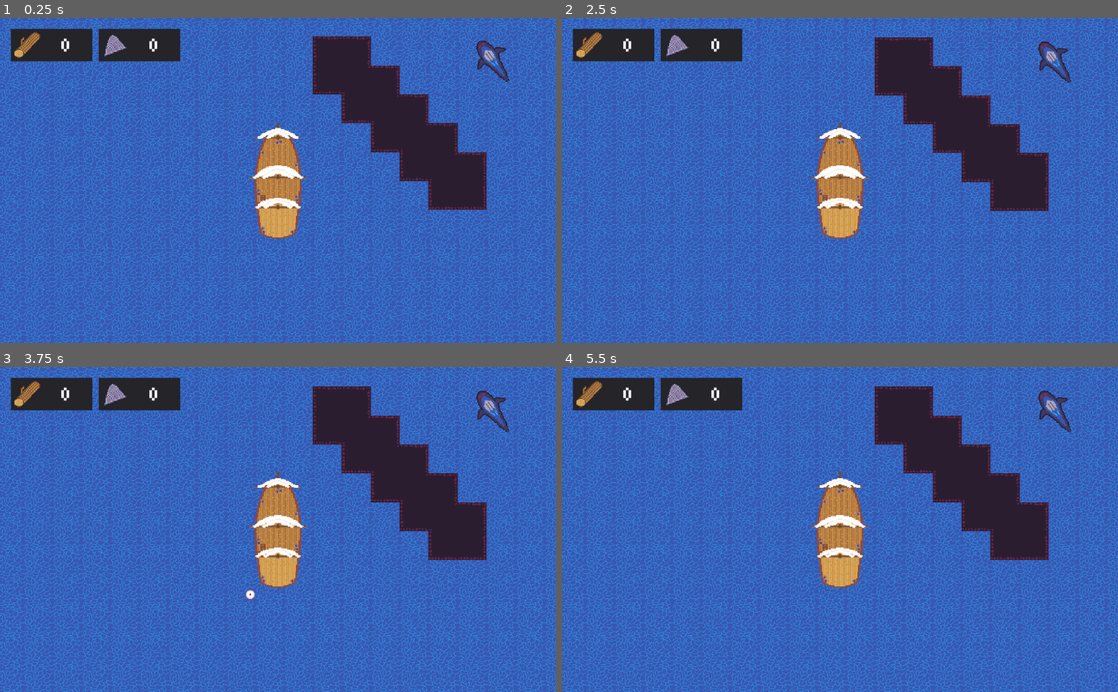
Above: before the commit, frames 1-4 (two rows, left to right).
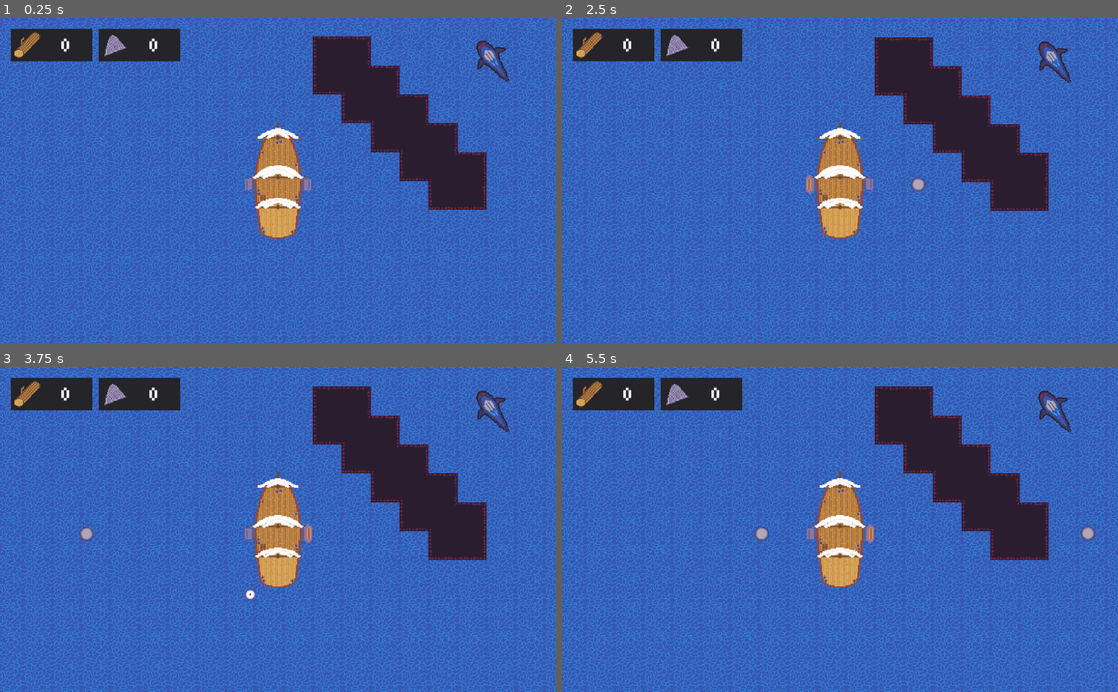
Above: after the commit, the same moments.

Repository: McLovin3/Calderia
Game: Godot game, scene res://TestScene.tscn
Same seed, same stepped clock (60 frames per second), same inputs: the game is played once before the commit and once after it.
Inputs (mouse positions are in pixels of both pictures, inside the frame that each line leads up to):
- Up to frame 1 (0.25 s): no input
- Up to frame 2 (2.5 s): tap Enter at 0.5 s; move the mouse to (962, 164) at 0.52 s; press the mouse at (962, 164) at 0.53 s; hold Right (right_arrow) 0.53-2.03 s; tap W (up) at 0.77, 1.52 s; move the mouse to (728, 196) at 1.27 s; release the mouse at (728, 196) at 1.28 s; tap Middle mouse button (middle_click) at 1.35 s; move the mouse to (895, 109) at 2.02 s; hold Left (left_arrow) from 2.03 s (still down); hold Right mouse button (right_click) from 2.03 s (still down)
- Up to frame 3 (3.75 s): move the mouse to (250, 594) at 2.77 s; release Left (left_arrow) at 2.78 s; release Right mouse button (right_click) at 2.78 s; hold Right (right_arrow) from 2.78 s (still down); click (250, 594) at 2.85 s; tap W (up) at 3.02 s; move the mouse to (444, 578) at 3.52 s; hold Middle mouse button (middle_click) from 3.53 s (still down)
- Up to frame 4 (5.5 s): tap W (up) at 3.77, 4.52 s; move the mouse to (673, 480) at 4.27 s; release Right (right_arrow) at 4.28 s; release Middle mouse button (middle_click) at 4.28 s; hold Left (left_arrow) 4.28-5.03 s; right-click (673, 480) at 4.35 s; move the mouse to (867, 529) at 5.02 s; press the mouse at (867, 529) at 5.03 s; hold Right (right_arrow) from 5.03 s (still down)

The runs differ from the first frame. In frame 1, 0.1% of the frame differs, in the area x 44-56%, y 49-53%; in frame 2, 0.2%; in frame 3, 0.2%; in frame 4, 0.3%, in the area x 34-96%, y 48-55%.

Commit message:
Added cannons to test scene

Diff:
--- a/Cannon/Cannon.tscn
+++ b/Cannon/Cannon.tscn
@@ -2,7 +2,7 @@
 
 [ext_resource path="res://Cannon/Sprites/CannonChargeUp-Sheet.png" type="Texture" id=1]
 [ext_resource path="res://Cannon/Sprites/CannonFire-Sheet.png" type="Texture" id=2]
-[ext_resource path="res://Cannon/Cannon.gd" type="Script" id=3]
+[ext_resource path="res://Cannon/Scripts/Cannon.gd" type="Script" id=3]
 
 [sub_resource type="AtlasTexture" id=1]
 atlas = ExtResource( 1 )
--- a/Cannon/Cannon.gd
+++ b/Cannon/Scripts/Cannon.gd
@@ -5,17 +5,22 @@
 onready var _projectile_spawn : Position2D = $ProjectileSpawn
 onready var _animated_sprite : AnimatedSprite = $AnimatedSprite
 
+export var is_starboard : bool = true
+
+var _shoot_key : String
+
 func _ready() -> void:
+	_shoot_key = "right_arrow" if is_starboard else "left_arrow"
 	_animated_sprite.connect("animation_finished", self, "_animation_finished")
 
-func _unhandled_input(event) -> void:
-	if (event.is_action_pressed("right_arrow")):
+func _unhandled_input(event : InputEvent) -> void:
+	if (event.is_action_pressed(_shoot_key)):
 		_animated_sprite.play("ChargeUp")
 
-	elif (event.is_action_released("right_arrow") and not _animated_sprite.playing):
+	elif (event.is_action_released(_shoot_key) and not _animated_sprite.playing):
 		_animated_sprite.play("Fire")
 
-	elif (_animated_sprite.playing):
+	elif (event.is_action_released(_shoot_key) and _animated_sprite.playing):
 		_animated_sprite.play("Idle")
 
 
@@ -23,7 +28,7 @@
 	if (_animated_sprite.animation == "Fire"):
 		var instance = _cannon_ball.instance()
 		instance.position = _projectile_spawn.global_position
-		instance.direction = Vector2(cos(rotation), sin(rotation))
+		instance.direction = Vector2(cos(global_rotation), sin(global_rotation))
 		add_child(instance)
 
 	elif (_animated_sprite.animation == "ChargeUp"):
--- a/TestScene.tscn
+++ b/TestScene.tscn
@@ -1,8 +1,9 @@
-[gd_scene load_steps=4 format=2]
+[gd_scene load_steps=5 format=2]
 
 [ext_resource path="res://PlayerShip/PlayerShip.tscn" type="PackedScene" id=1]
 [ext_resource path="res://MainMap/MainMap.tscn" type="PackedScene" id=2]
 [ext_resource path="res://Shark/Shark.tscn" type="PackedScene" id=3]
+[ext_resource path="res://Cannon/Cannon.tscn" type="PackedScene" id=4]
 
 [node name="Node2D" type="Node2D"]
 
@@ -14,3 +15,13 @@
 
 [node name="Player" parent="." instance=ExtResource( 1 )]
 position = Vector2( -269, 191 )
+
+[node name="Cannon" parent="Player" instance=ExtResource( 4 )]
+position = Vector2( 30.5, 4 )
+scale = Vector2( 1.5, 1.5 )
+
+[node name="Cannon2" parent="Player" instance=ExtResource( 4 )]
+position = Vector2( -30.5, 5 )
+rotation = -3.14159
+scale = Vector2( 1.5, 1.5 )
+is_starboard = false
--- a/project.godot
+++ b/project.godot
@@ -17,7 +17,7 @@
 "base": "Node2D",
 "class": "Cannon",
 "language": "GDScript",
-"path": "res://Cannon/Cannon.gd"
+"path": "res://Cannon/Scripts/Cannon.gd"
 }, {
 "base": "Node2D",
 "class": "CannonBall",
